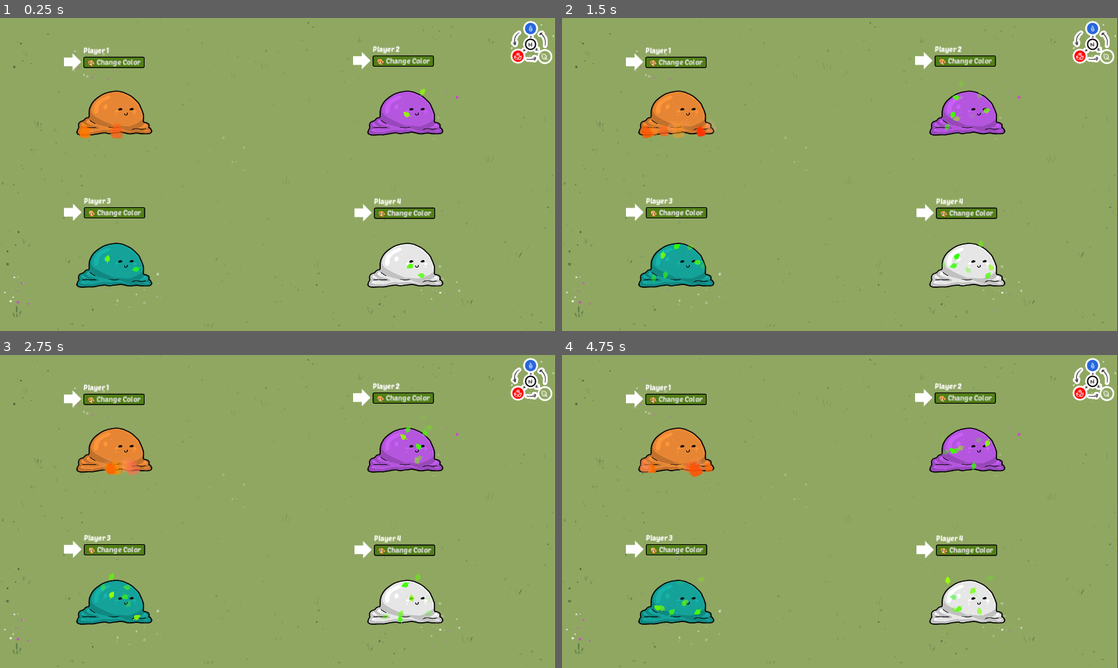
Above: before the commit, frames 1-4 (two rows, left to right).
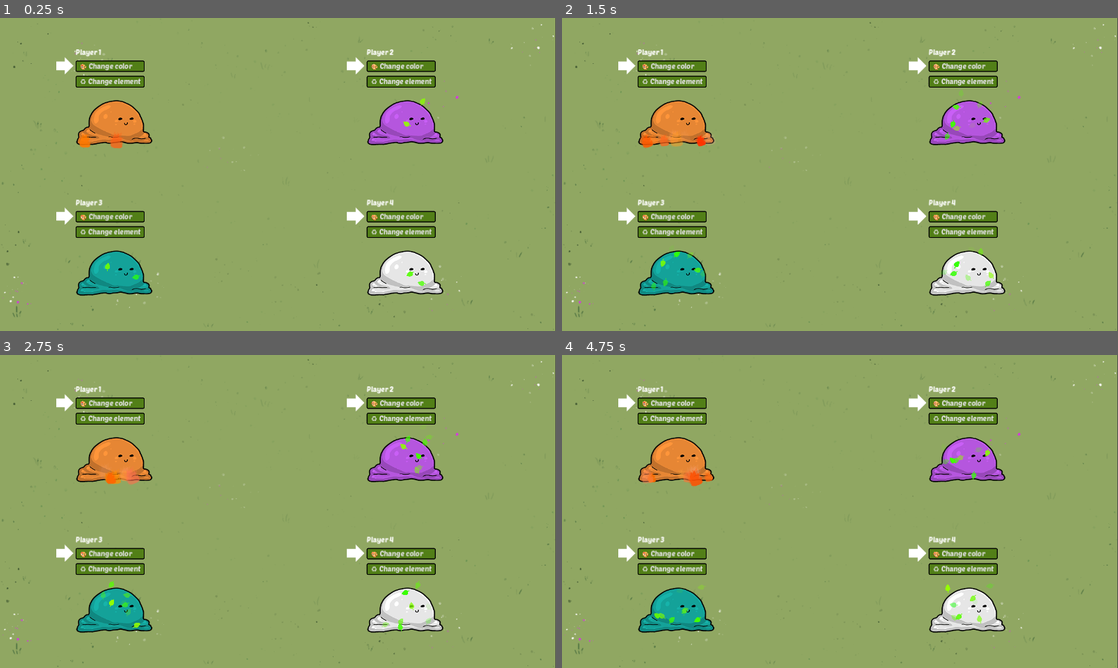
Above: after the commit, the same moments.

Repository: Galitie/mini-tyler-games
Game: Godot game, scene res://tylermon/tylermon.tscn
The game is run twice, just before and just after one commit, with the same random seed, the same clock (stepped at 60 frames per second) and the same inputs. This scene is started directly instead of the project's main scene. Sound files missing from this copy of the repository are replaced by a short silence.
Inputs (mouse positions are in pixels of both pictures, inside the frame that each line leads up to):
- Up to frame 1 (0.25 s): no input
- Up to frame 2 (1.5 s): move the mouse to (962, 158) at 0.52 s; hold Right (move_piece_right) 0.53-1.28 s; move the mouse to (728, 190) at 1.27 s; hold Left (move_piece_left) from 1.28 s (still down)
- Up to frame 3 (2.75 s): move the mouse to (333, 442) at 2.02 s; release Left (move_piece_left) at 2.03 s; hold Right (move_piece_right) from 2.03 s (still down)
- Up to frame 4 (4.75 s): move the mouse to (812, 574) at 2.77 s; move the mouse to (1006, 558) at 3.52 s; release Right (move_piece_right) at 3.53 s; hold Left (move_piece_left) from 3.53 s (still down); move the mouse to (673, 464) at 4.27 s

The runs differ from the first frame. In frame 1, 10% of the frame differs, in the area x 10-100%, y 0-89%; in frame 2, 10%; in frame 3, 10%; in frame 4, 10%.
Error in both runs: Cannot call method 'get_node' on a null value. (res://tylermon/tylermon.gd:42)

Commit message:
Added change element to customization menu

Diff:
--- a/tylermon/customizer.gd
+++ b/tylermon/customizer.gd
@@ -1,8 +1,13 @@
 extends Control
 
-@onready var player_label = $margin/vbox/Label
+@onready var player_label = $margin/vbox/vbox2/Label
 @export var player_name : String
 var mon
+var player
+var upgrade_options: Array = ["color", "elm_type"]
+var upgrade_position: int = 0
+var moved_stick: bool = false
+@onready var cursor = $cursor
 # List of all constant Godot colors with uppercase names
 const GODOT_COLORS = [
 	Color.ALICE_BLUE,
@@ -133,23 +138,56 @@
 	Color.YELLOW,
 	Color.YELLOW_GREEN
 ]
+signal set_element
 
-
-# Called when the node enters the scene tree for the first time.
 func _ready():
 	player_label.text = player_name
 	get_mon()
+	get_player()
 
 
-# Called every frame. 'delta' is the elapsed time since the previous frame.
+
 func _process(delta):
-	if Controller.IsControllerButtonJustPressed(mon.get_parent().controller_port, JOY_BUTTON_A):
-		_on_button_pressed()
+	var vertical_input: float = round(Controller.GetLeftStick(player.controller_port).y)
+	if !vertical_input:
+		moved_stick = false
+	if !moved_stick:
+		if vertical_input > 0:
+			upgrade_position += 1
+			cursor.position.y += 35
+			moved_stick = true
+		elif vertical_input < 0:
+			upgrade_position -= 1
+			cursor.position.y -= 35
+			moved_stick = true
+	if upgrade_position >= upgrade_options.size():
+		upgrade_position = 0
+		cursor.position.y = 20
+	elif upgrade_position < 0:
+		upgrade_position = upgrade_options.size() - 1
+		cursor.position.y = 58
+	if Controller.IsControllerButtonJustPressed(player.controller_port, JOY_BUTTON_A):
+		_on_button_pressed(upgrade_options[upgrade_position])
 
 func get_mon():
 	mon = get_parent()
 
+func get_player():
+	player = mon.get_parent()
 
-func _on_button_pressed():
-	var random_color = GODOT_COLORS.pick_random()
-	mon.custom_color = random_color
+func _on_button_pressed(button_name):
+	match button_name:
+		"color":
+			var random_color = GODOT_COLORS.pick_random()
+			mon.custom_color = random_color
+		"elm_type":
+			match mon.elm_type:
+				"FIRE":
+					mon.elm_type = "WATER"
+					mon.show_element_effect("WATER")
+				"WATER":
+					mon.elm_type = "GRASS"
+					mon.show_element_effect("GRASS")
+				"GRASS":
+					mon.elm_type = "FIRE"
+					mon.show_element_effect("FIRE")
--- a/tylermon/customizer.tscn
+++ b/tylermon/customizer.tscn
@@ -20,24 +20,36 @@
 
 [node name="vbox" type="VBoxContainer" parent="margin"]
 layout_mode = 2
+theme_override_constants/separation = 9
 
-[node name="Label" type="Label" parent="margin/vbox"]
+[node name="vbox2" type="VBoxContainer" parent="margin/vbox"]
+layout_mode = 2
+
+[node name="Label" type="Label" parent="margin/vbox/vbox2"]
 layout_mode = 2
 theme = ExtResource("1_ehhrm")
 text = "Player #"
 
-[node name="Button" type="Button" parent="margin/vbox"]
+[node name="color" type="Button" parent="margin/vbox"]
 layout_mode = 2
 focus_mode = 0
 theme = ExtResource("1_ehhrm")
-text = "🎨 Change Color"
+text = "🎨 Change color"
+alignment = 0
+
+[node name="elm_type" type="Button" parent="margin/vbox"]
+layout_mode = 2
+focus_mode = 0
+theme = ExtResource("1_ehhrm")
+text = "♻️ Change element"
+alignment = 0
 
 [node name="cursor" type="TextureRect" parent="."]
 layout_mode = 0
 offset_left = -45.0
-offset_top = 16.0
+offset_top = 21.0
 offset_right = -5.0
-offset_bottom = 56.0
+offset_bottom = 61.0
 texture = ExtResource("3_yeq46")
 
-[connection signal="pressed" from="margin/vbox/Button" to="." method="_on_button_pressed"]
+[connection signal="pressed" from="margin/vbox/color" to="." method="_on_button_pressed" binds= [&"color"]]
--- a/tylermon/mon.gd
+++ b/tylermon/mon.gd
@@ -105,6 +105,7 @@
 	phrase.text = ""
 	set_state(State.IDLE)
 	set_starting_element()
+	toggle_particle(true)
 	sprite.modulate = custom_color
 	get_parent().get_parent().connect("upgraded", upgrade_react)
 	get_parent().get_parent().connect("set_element", show_element_effect)
--- a/tylermon/tylermon.gd
+++ b/tylermon/tylermon.gd
@@ -40,7 +40,7 @@
 	for upgrade in upgrade_menus:
 		upgrade.connect("upgrades_finished", end_upgrades_early)
 	get_tree().get_root().get_child(1).get_node("Arena").get_node("backgrounds").get_node("margin").get_node("upgrade").visible = false
-	countdown_nums.text = "Roll a color for your mon - press START when all players are ready!"
+	countdown_nums.text = "Customize Mon - press START when all players are ready!"
 
 
 func start_game():
--- a/tylermon/tylermon.tscn
+++ b/tylermon/tylermon.tscn
@@ -23,6 +23,7 @@
 z_index = -2
 
 [node name="elements" type="Sprite2D" parent="."]
+visible = false
 position = Vector2(1223.35, 56.5487)
 texture = ExtResource("6_urw4u")
 
@@ -125,7 +126,7 @@
 script = ExtResource("5_uxsio")
 
 [node name="mon1" parent="upgrade_ui/margin/GridContainer/upgrade_menu/player0" instance=ExtResource("2_yelk2")]
-position = Vector2(264, 212)
+position = Vector2(264, 234)
 custom_color = Color(1, 0.584314, 0.227451, 1)
 
 [node name="customizer" parent="upgrade_ui/margin/GridContainer/upgrade_menu/player0/mon1" groups=["customizer"] instance=ExtResource("6_ultvs")]
@@ -135,10 +136,10 @@
 anchor_top = 0.5
 anchor_right = 0.5
 anchor_bottom = 0.5
-offset_left = -72.0
-offset_top = -147.0
-offset_right = -72.0
-offset_bottom = -147.0
+offset_left = -90.0
+offset_top = -165.0
+offset_right = -90.0
+offset_bottom = -165.0
 player_name = "Player 1"
 
 [node name="upgrade_menu2" parent="upgrade_ui/margin/GridContainer" instance=ExtResource("4_03my5")]
@@ -149,7 +150,7 @@
 controller_port = 1
 
 [node name="mon2" parent="upgrade_ui/margin/GridContainer/upgrade_menu2/player1" instance=ExtResource("2_yelk2")]
-position = Vector2(934, 212)
+position = Vector2(934, 234)
 custom_color = Color(0.788235, 0.372549, 0.964706, 1)
 
 [node name="customizer2" parent="upgrade_ui/margin/GridContainer/upgrade_menu2/player1/mon2" groups=["customizer"] instance=ExtResource("6_ultvs")]
@@ -157,10 +158,10 @@
 anchors_preset = 0
 anchor_right = 0.0
 anchor_bottom = 0.0
-offset_left = -76.0
-offset_top = -150.0
-offset_right = -76.0
-offset_bottom = -150.0
+offset_left = -90.0
+offset_top = -165.0
+offset_right = -90.0
+offset_bottom = -165.0
 grow_horizontal = 1
 grow_vertical = 1
 player_name = "Player 2"
@@ -173,7 +174,7 @@
 controller_port = 2
 
 [node name="mon3" parent="upgrade_ui/margin/GridContainer/upgrade_menu3/player2" instance=ExtResource("2_yelk2")]
-position = Vector2(264, 562)
+position = Vector2(264, 580)
 custom_color = Color(0.0862745, 0.701961, 0.666667, 1)
 
 [node name="customizer3" parent="upgrade_ui/margin/GridContainer/upgrade_menu3/player2/mon3" groups=["customizer"] instance=ExtResource("6_ultvs")]
@@ -183,10 +184,10 @@
 anchor_top = 0.5
 anchor_right = 0.5
 anchor_bottom = 0.5
-offset_left = -71.0
-offset_top = -151.0
-offset_right = -71.0
-offset_bottom = -151.0
+offset_left = -90.0
+offset_top = -165.0
+offset_right = -90.0
+offset_bottom = -165.0
 player_name = "Player 3"
 
 [node name="upgrade_menu4" parent="upgrade_ui/margin/GridContainer" instance=ExtResource("4_03my5")]
@@ -197,7 +198,7 @@
 controller_port = 3
 
 [node name="mon4" parent="upgrade_ui/margin/GridContainer/upgrade_menu4/player3" instance=ExtResource("2_yelk2")]
-position = Vector2(934, 562)
+position = Vector2(934, 580)
 custom_color = Color(1, 1, 1, 1)
 
 [node name="customizer4" parent="upgrade_ui/margin/GridContainer/upgrade_menu4/player3/mon4" groups=["customizer"] instance=ExtResource("6_ultvs")]
@@ -207,10 +208,10 @@
 anchor_top = 0.5
 anchor_right = 0.5
 anchor_bottom = 0.5
-offset_left = -73.0
-offset_top = -150.0
-offset_right = -73.0
-offset_bottom = -150.0
+offset_left = -90.0
+offset_top = -165.0
+offset_right = -90.0
+offset_bottom = -165.0
 size_flags_horizontal = 4
 player_name = "Player 4"
 
